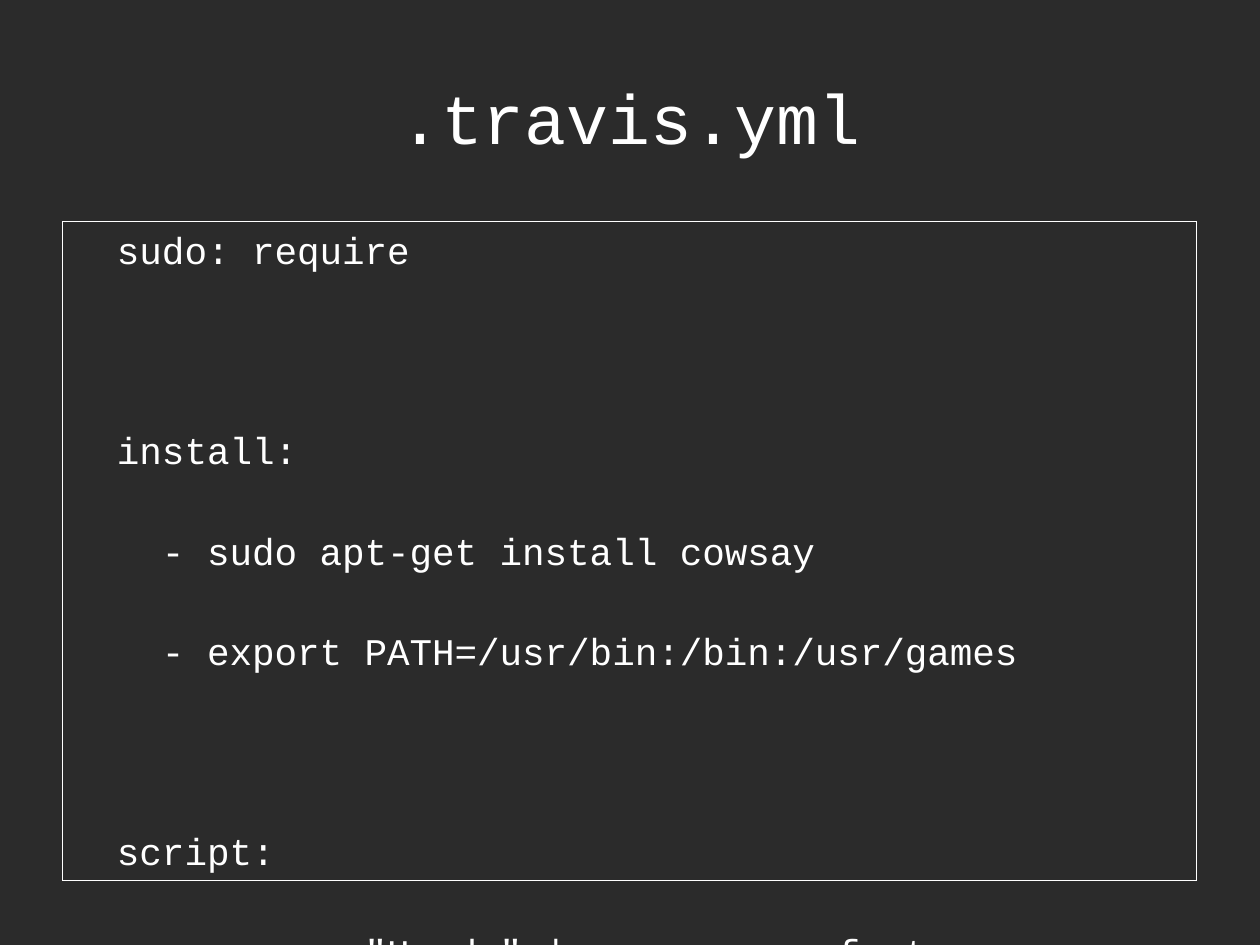
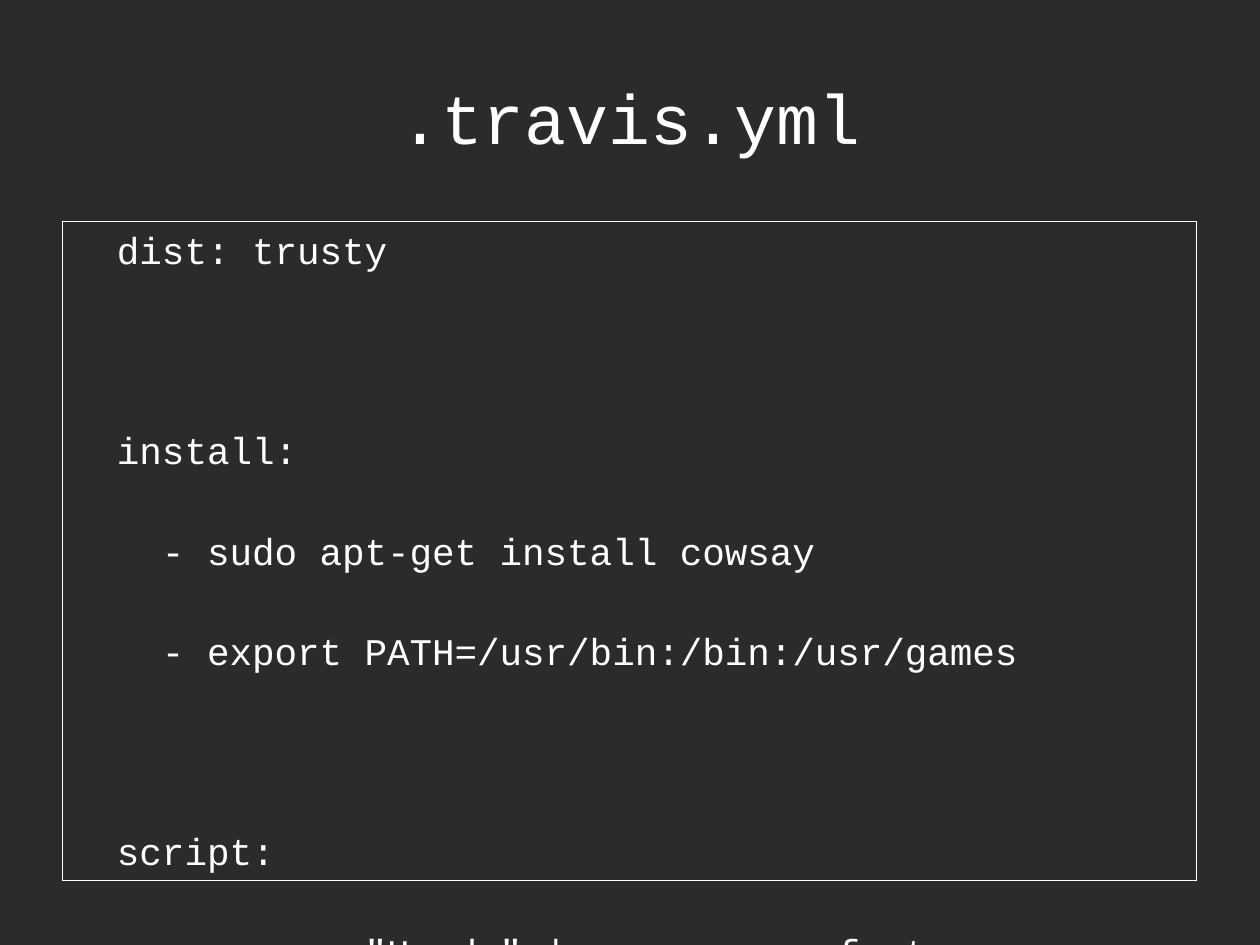
Before and after one commit to richelbilderbeek/CppPresentations, a slide deck: slide 19 of TravisPipeline/TravisPipeline.odp. Drawn at 1260x945 pixels with LibreOffice and Linux fonts; fonts in the diff are those of the drawing; background and template pictures are left out; a plain dark background stands for a picture behind light text. Boxes give left, top, right and bottom in pixels: in the first picture for what was removed or moved away, otherwise in the second. Text is boxed around its words. In the diff, an @@ line names an element or a change of style, - is before the commit and + after.

Commit message:
Updated TravisPipeline

```diff
--- a/TravisPipeline/TravisPipeline.odp
+++ b/TravisPipeline/TravisPipeline.odp
@@ text at [117,237,387,272]: text changed @@
-sudo: require
+dist: trusty
```
Also in this commit, not shown: 3 other slides changed, 1 other file.
